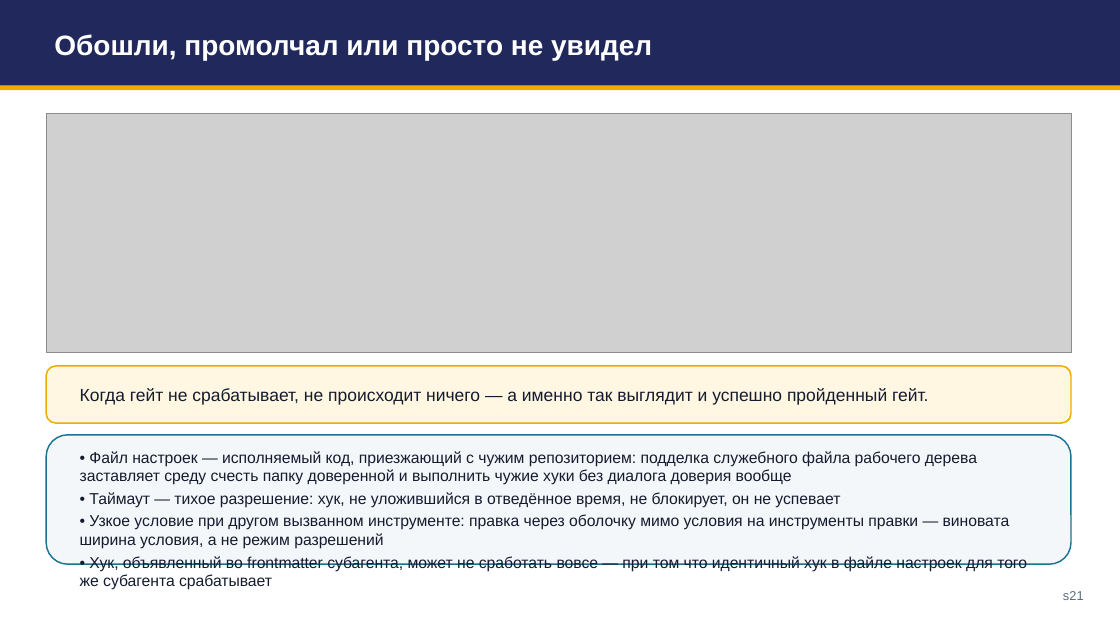
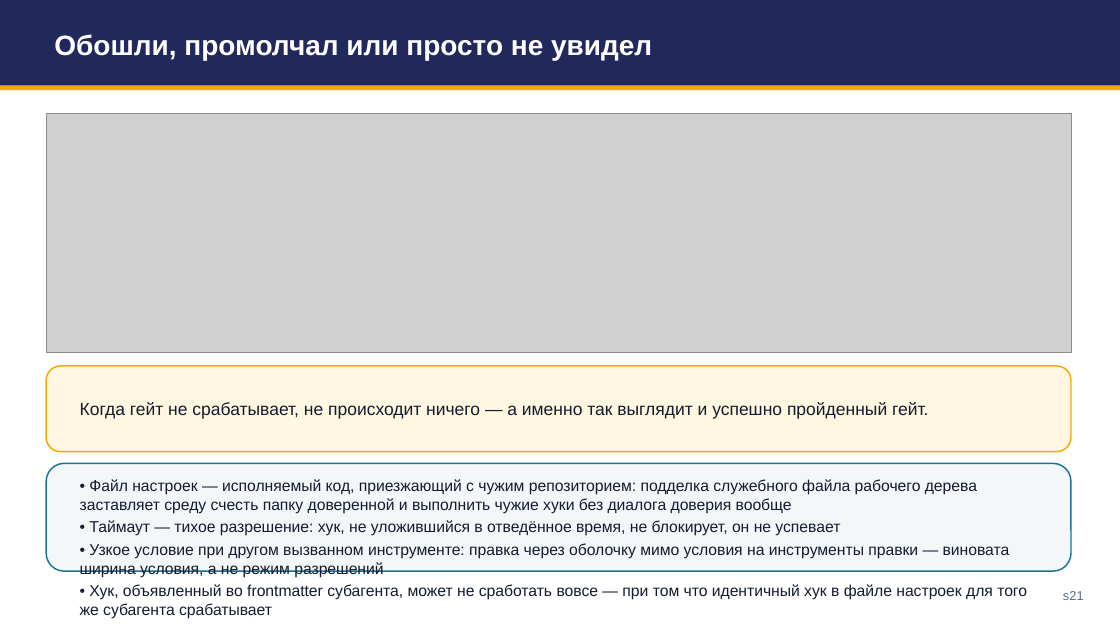
Before and after one commit to tellina-study/AI-usage-lessons, a slide deck: slide 21 of library/seminars/sem-05/rendered/sem-05.pptx. Drawn at 1120x630 pixels with LibreOffice and Linux fonts; fonts in the diff are those of the drawing; grey boxes stand for pictures. Boxes give left, top, right and bottom in pixels: in the first picture for what was removed or moved away, otherwise in the second. Text is boxed around its words. In the diff, an @@ line names an element or a change of style, - is before the commit and + after.

```diff
--- a/library/seminars/sem-05/rendered/sem-05.pptx
+++ b/library/seminars/sem-05/rendered/sem-05.pptx
@@ rounded rectangle resized from (x1=46, y1=366, x2=1071, y2=423) to (x1=46, y1=366, x2=1071, y2=452) @@
@@ text "Когда гейт не срабатывает, не ..." moved from (x1=80, y1=388, x2=928, y2=405) to (x1=80, y1=402, x2=928, y2=419) @@
@@ rounded rectangle resized from (x1=46, y1=435, x2=1071, y2=565) to (x1=46, y1=464, x2=1071, y2=571) @@
@@ text "• Файл настроек — исполняемый ..." moved from (x1=80, y1=451, x2=1027, y2=590) to (x1=80, y1=479, x2=1027, y2=619) @@
```
Also in this commit, not shown: 25 other slides changed, 1 slide added, 1 slide removed, 16 other files.
